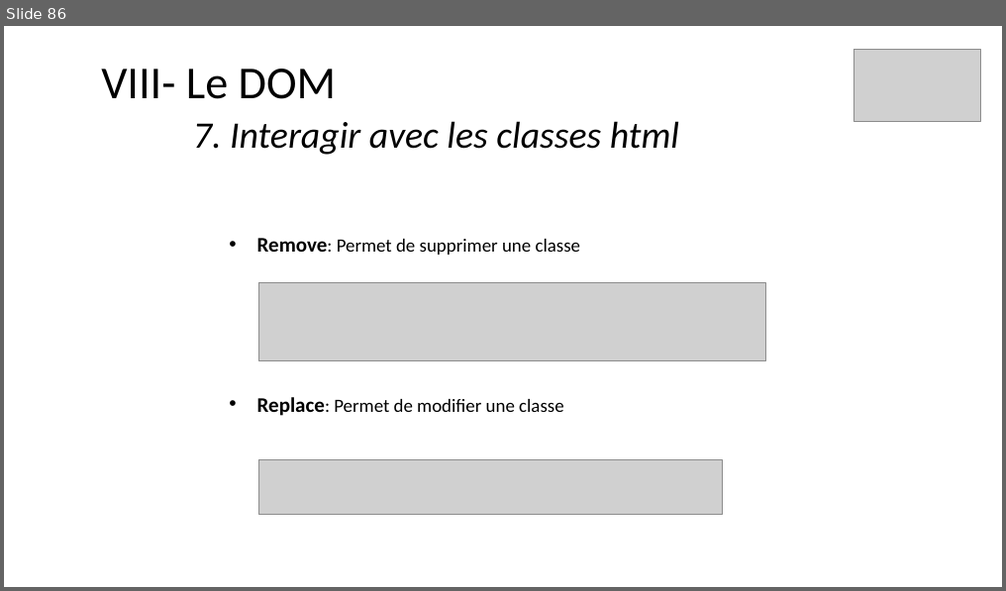
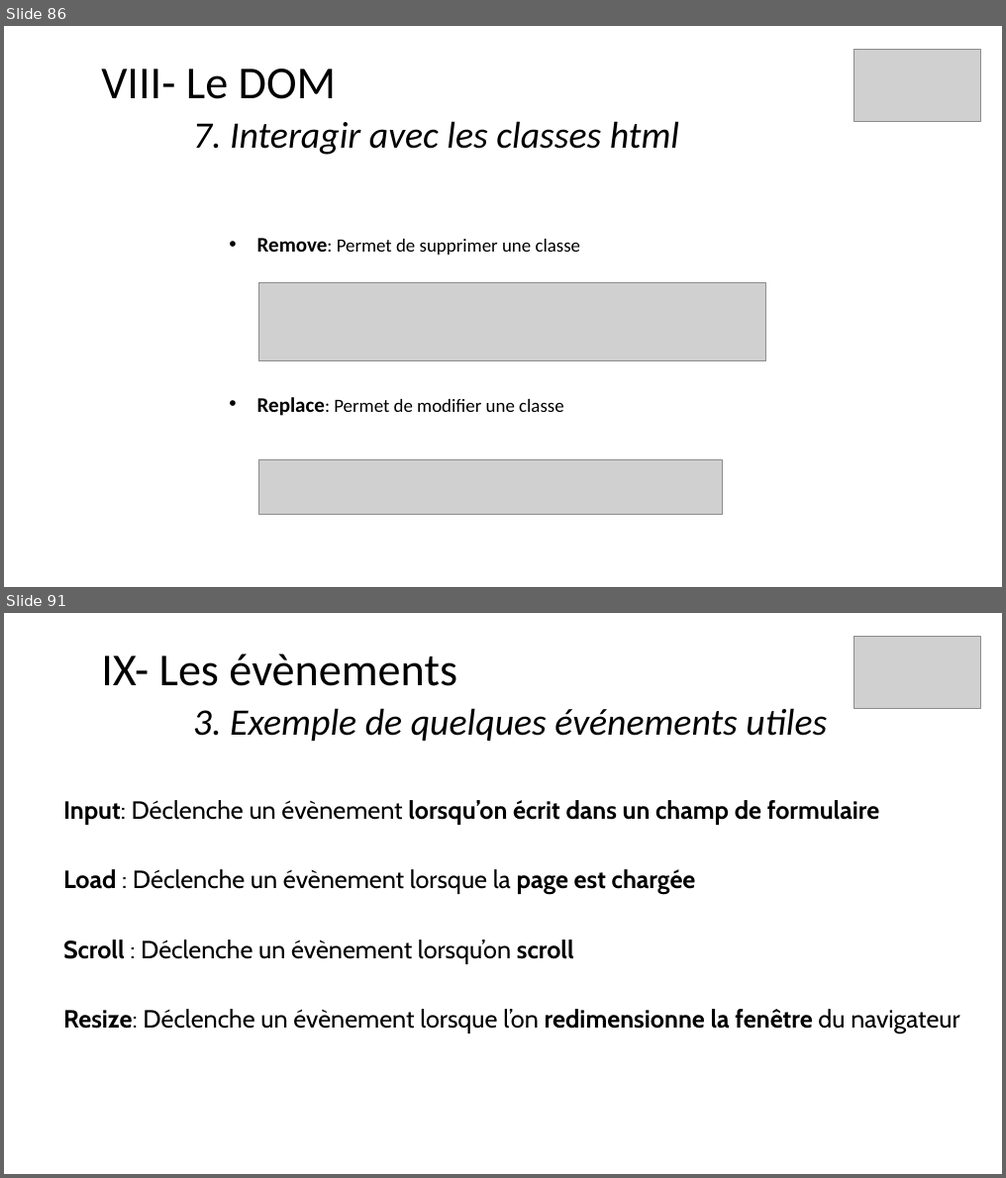
Before and after one commit to ArMb57/JavaScript, a slide deck: cours.pptx. Shown one above the other, each under a label of ours: slide 86 before the commit, slides 86 and 91 after it; the slides between them are not shown. The pictures are 1006x591 and 1006x1178 pixels, drawn with LibreOffice and Linux fonts; fonts in the diff are those of the drawing; grey boxes stand for pictures. Boxes give left, top, right and bottom in pixels: in the first picture for what was removed or moved away, otherwise in the second. Text is boxed around its words. In the diff, an @@ line names an element or a change of style, - is before the commit and + after.

```diff
--- a/cours.pptx
+++ b/cours.pptx
@@ slide 91 added at (x1=4, y1=613, x2=1002, y2=1174), background #FFFFFF @@
@@ picture added at (x1=853, y1=636, x2=981, y2=708) @@
@@ title added at (x1=101, y1=654, x2=827, y2=741), 36 pt, text #000000, italic @@
+IX- Les évènements
+3. Exemple de quelques événements utiles
@@ text added at (x1=63, y1=800, x2=959, y2=1034), 24 pt, text #000000 @@
+Input: Déclenche un évènement lorsqu’on écrit dans un champ de formulaire
+Load : Déclenche un évènement lorsque la page est chargée
+Scroll : Déclenche un évènement lorsqu’on scroll
+Resize: Déclenche un évènement lorsque l’on redimensionne la fenêtre du navigateur
```
Also in this commit, not shown: 9 other slides added.
